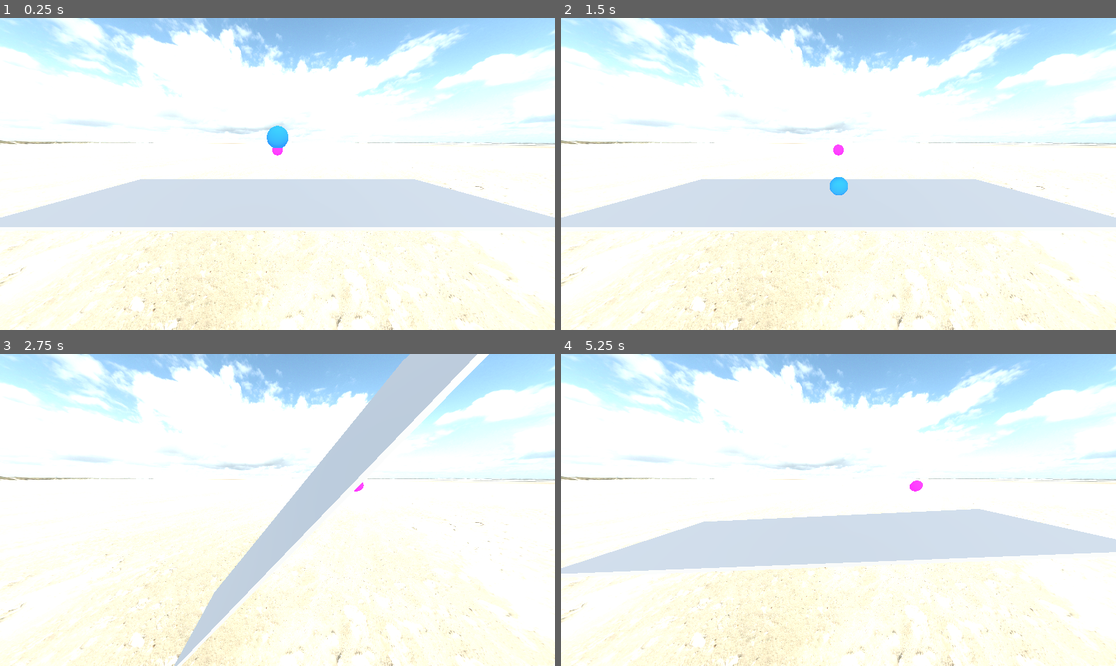
Above: before the commit, frames 1-4 (two rows, left to right).
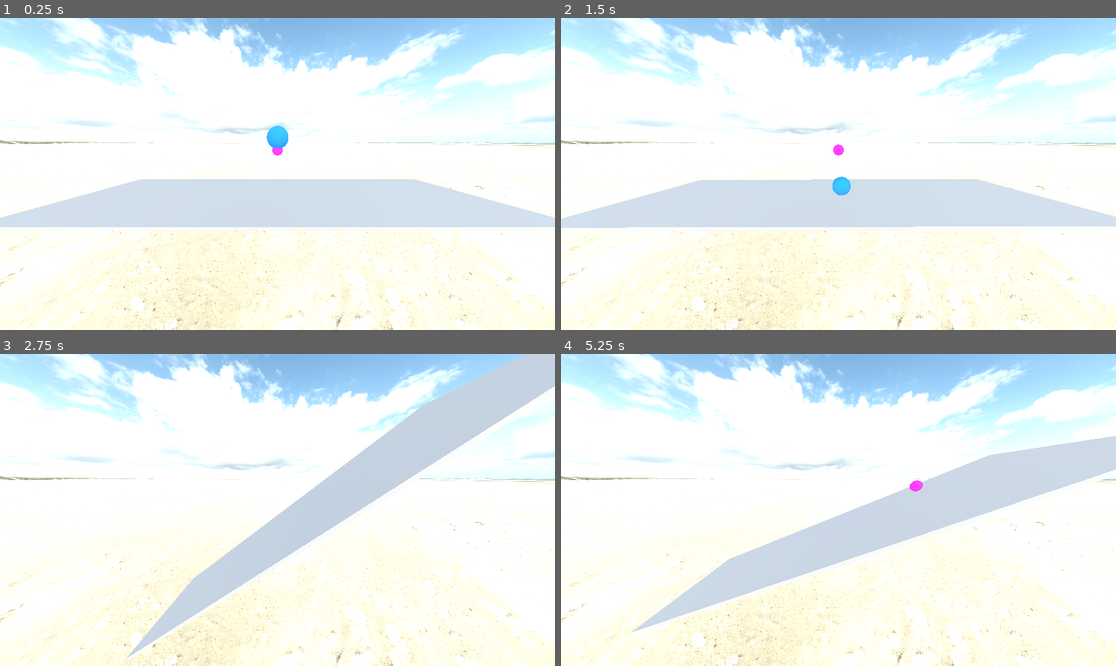
Above: after the commit, the same moments.

Repository: Repsak05/ReinforcementRobot
Game: Godot game, scene res://main.tscn
The game is run twice, just before and just after one commit, with the same random seed, the same clock (stepped at 60 frames per second) and the same inputs.
Inputs:
- Up to frame 1 (0.25 s): no input
- Up to frame 2 (1.5 s): hold A (a) 0.53-1.28 s; tap D (d) at 0.8, 1.35 s; tap Enter at 1.25 s
- Up to frame 3 (2.75 s): tap E (e) at 1.55 s; tap Space at 2 s; hold E (e) from 2.03 s (still down); tap A (a) at 2.3 s
- Up to frame 4 (5.25 s): release E (e) at 2.78 s; tap A (a) at 2.85, 4.55 s; tap D (d) at 3.05 s; hold D (d) 3.53-4.28 s; tap E (e) at 3.8, 4.35 s; hold Q (q) from 5.03 s (still down)

The runs differ from the first frame. In frame 1, less than 0.1% of the frame differs, in the area x 7-94%, y 34-61%; in frame 2, 0.3%; in frame 3, 14%; in frame 4, 16%, in the area x 0-100%, y 26-90%.

Commit message:
Update ball.gd

Diff:
--- a/Godot/rulleMarie/ball.gd
+++ b/Godot/rulleMarie/ball.gd
@@ -6,7 +6,7 @@
 var beginForce = rng.randf_range(-rngLimits, rngLimits)
 
 func _ready():
-    beginForce = rng.randf_range(-2.0, 2.0)
+    beginForce = rng.randf_range(-4.0, 4.0)
 
     print(beginForce)
     self.add_constant_force(Vector3(beginForce, 0, 0))
